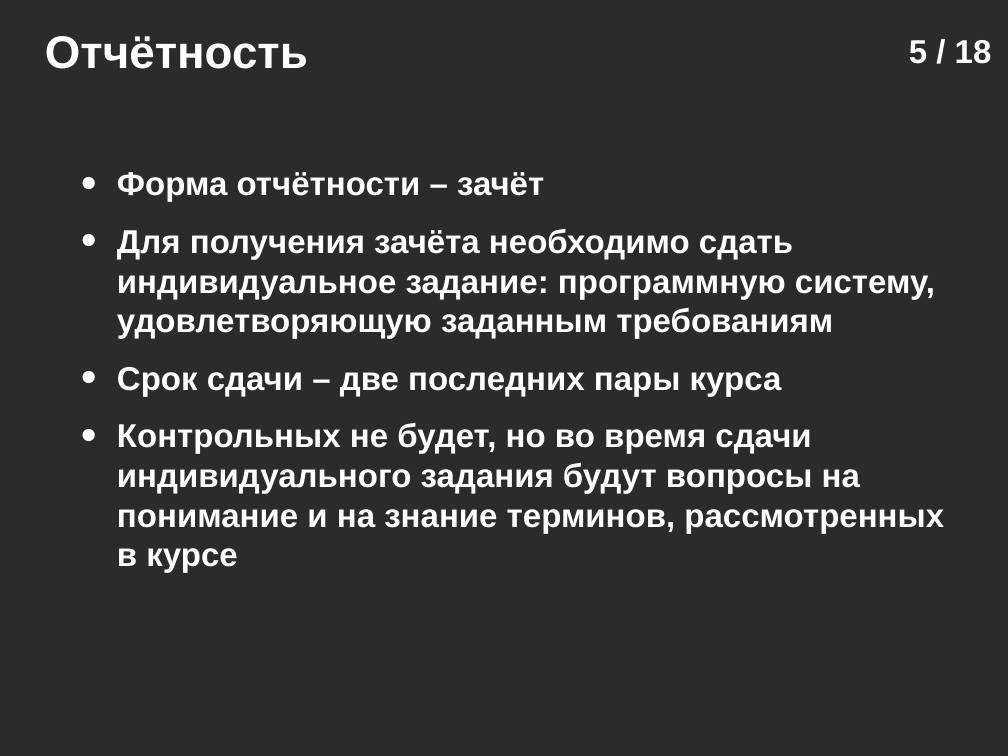
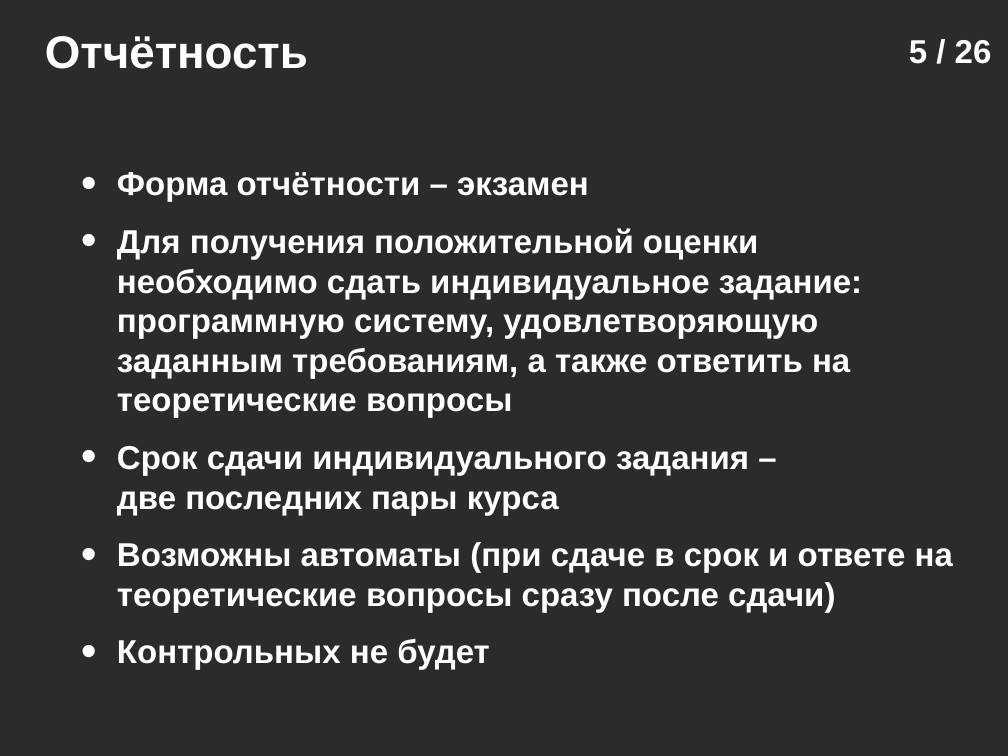
Before and after one commit to icosaeder/mmtech-lect, a slide deck: slide 5 of Лекции/Лекция №1/Лекция №1.odp. Drawn at 1008x756 pixels with LibreOffice and Linux fonts; fonts in the diff are those of the drawing; background and template pictures are left out; a plain dark background stands for a picture behind light text. Boxes give left, top, right and bottom in pixels: in the first picture for what was removed or moved away, otherwise in the second. Text is boxed around its words. In the diff, an @@ line names an element or a change of style, - is before the commit and + after.

```diff
--- a/Лекции/Лекция №1/Лекция №1.odp
+++ b/Лекции/Лекция №1/Лекция №1.odp
@@ page number at [909, 40, 992, 64]: text changed @@
-5 / 18
+5 / 26
@@ text at [117, 172, 953, 612]: text changed @@
-• Форма отчётности – зачёт
-• Для получения зачёта необходимо сдать индивидуальное задание: программную систему, удовлетворяющую заданным требованиям
-• Срок сдачи – две последних пары курса
-• Контрольных не будет, но во время сдачи индивидуального задания будут вопросы на понимание и на знание терминов, рассмотренных в курсе
+• Форма отчётности – экзамен
+• Для получения положительной оценки необходимо сдать индивидуальное задание: программную систему, удовлетворяющую заданным требованиям, а также ответить на теоретические вопросы
+• Срок сдачи индивидуального задания –
+  две последних пары курса
+• Возможны автоматы (при сдаче в срок и ответе на теоретические вопросы сразу после сдачи)
+• Контрольных не будет
```
Also in this commit, not shown: 5 other slides changed, 12 slides added, 4 slides removed, 4 other files.
